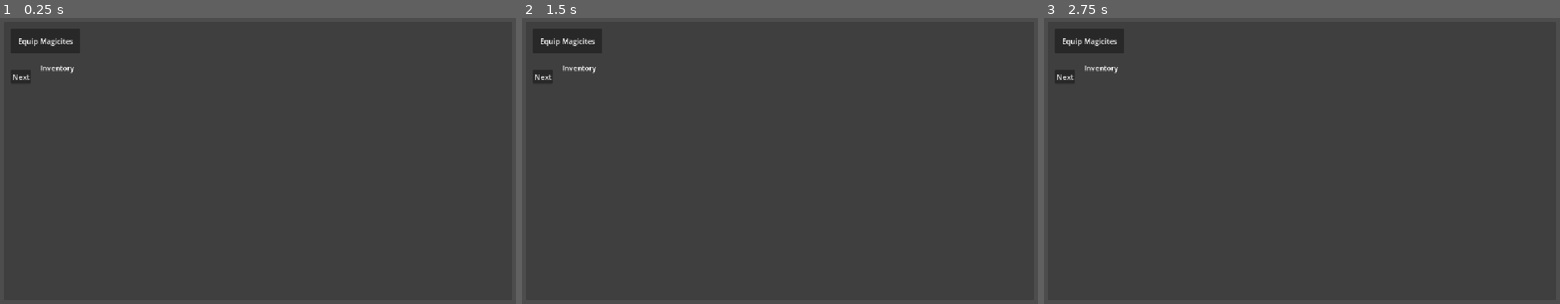
Above: before the commit, frames 1-3 (left to right).
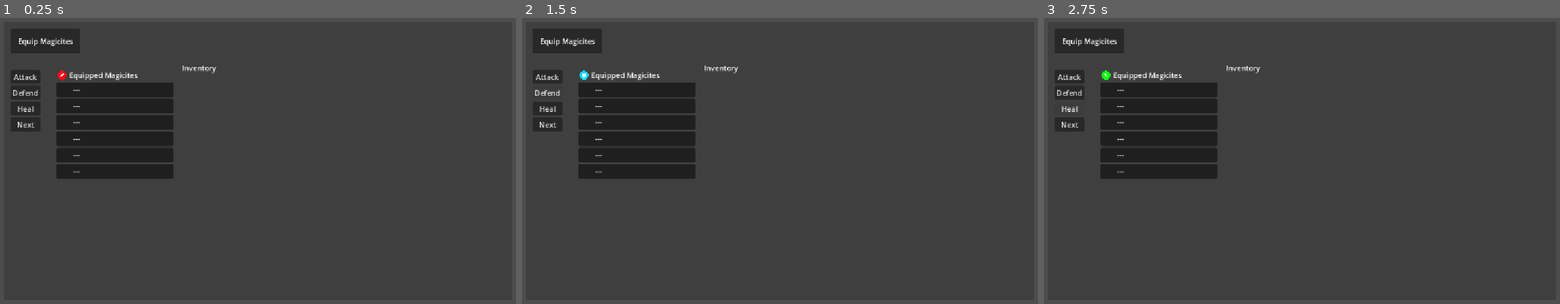
Above: after the commit, the same moments.

Repository: Adnyropast/pwkz-godot-4.7
Game: Godot game, scene res://scenes/equip_screen_popup.tscn
The game is run twice, just before and just after one commit, with the same random seed, the same clock (stepped at 60 frames per second) and the same inputs. This scene is started directly instead of the project's main scene. The engine's default icon, where the game draws it, is replaced by a stand-in: a white triangle on a blue panel in a dark square.
Inputs (mouse positions are in pixels of both pictures, inside the frame that each line leads up to):
- Up to frame 1 (0.25 s): no input
- Up to frame 2 (1.5 s): click (547, 78) at 0.5 s, where only the run after the commit has a clickable "Attack"; click (547, 92) at 1.25 s, where only the run after the commit has a clickable "Defend"
- Up to frame 3 (2.75 s): click (1069, 109) at 2 s, where only the run after the commit has a clickable "Heal"

The runs differ from the first frame. In frame 1, 7.3% of the frame differs, in the area x 2-43%, y 16-57%; in frame 2, 7.3%; in frame 3, 7.3%.

Commit message:
feat: add magicites equip system

Diff:
--- a/globals/Inventory.gd
+++ b/globals/Inventory.gd
@@ -8,6 +8,8 @@
 func set_magicite_count(magicite: Magicite, count: int) -> void:
 	if count > 99:
 		magicites.set(magicite, 99)
+	elif count <= 0:
+		magicites.erase(magicite)
 	else:
 		magicites.set(magicite, count)
 
@@ -17,3 +19,28 @@
 		var previous_count: int = get_magicite_count(magicite)
 		var new_count: int = previous_count + plus_magicites.get(magicite)
 		set_magicite_count(magicite, new_count)
+
+func filter_magicites(type: Magicite.MagiciteType) -> Dictionary[Magicite, int]:
+	var res: Dictionary[Magicite, int]
+	for i in range(0, magicites.size()):
+		var magicite: Magicite = magicites.keys()[i]
+		if magicite.type == type or magicite.type == Magicite.MagiciteType.STATUS:
+			res.set(magicite, magicites.get(magicite))
+	return res
+
+func get_attack_magicites() -> Dictionary[Magicite, int]:
+	return filter_magicites(Magicite.MagiciteType.ATTACK)
+
+func get_defend_magicites() -> Dictionary[Magicite, int]:
+	return filter_magicites(Magicite.MagiciteType.DEFEND)
+
+func get_heal_magicites() -> Dictionary[Magicite, int]:
+	return filter_magicites(Magicite.MagiciteType.HEAL)
+
+func remove_magicite(magicite: Magicite) -> void:
+	var count: int = get_magicite_count(magicite)
+	if count > 0:
+		set_magicite_count(magicite, count - 1)
+
+func add_magicite(magicite: Magicite) -> void:
+	set_magicite_count(magicite, get_magicite_count(magicite) + 1)
--- /dev/null
+++ b/globals/PlayerMagicites.gd
@@ -0,0 +1,32 @@
+extends Node
+
+enum EquipTypes {
+	ATTACK,
+	DEFEND,
+	HEAL,
+}
+
+const MAX_EQUIP_COUNT: int = 6
+
+var attack_magicites: Array[Magicite]
+var defend_magicites: Array[Magicite]
+var heal_magicites: Array[Magicite]
+
+func equip_magicite_end(type: EquipTypes, magicite: Magicite) -> void:
+	if type == EquipTypes.ATTACK:
+		if attack_magicites.size() < MAX_EQUIP_COUNT:
+			attack_magicites.append(magicite)
+	elif type == EquipTypes.DEFEND:
+		if defend_magicites.size() < MAX_EQUIP_COUNT:
+			defend_magicites.append(magicite)
+	elif type == EquipTypes.HEAL:
+		if heal_magicites.size() < MAX_EQUIP_COUNT:
+			heal_magicites.append(magicite)
+
+func unequip_magicite_at(type: EquipTypes, index: int) -> void:
+	if type == EquipTypes.ATTACK:
+		attack_magicites.remove_at(index)
+	elif type == EquipTypes.DEFEND:
+		defend_magicites.remove_at(index)
+	elif type == EquipTypes.HEAL:
+		heal_magicites.remove_at(index)
--- a/project.godot
+++ b/project.godot
@@ -21,6 +21,7 @@
 Enemy="*uid://52qganqhf3lc"
 Player="*uid://cb4aoybwjua47"
 Inventory="*uid://b8xehj3i8o4ev"
+PlayerMagicites="*uid://dykat0xgqkq8w"
 
 [display]
 
--- /dev/null
+++ b/scenes/equip_equipped_magicite_item.gd
@@ -0,0 +1,28 @@
+extends Control
+
+signal button_pressed
+@onready var magicite_texture: TextureRect = $PanelContainer/MarginContainer/HBoxContainer/MagiciteTexture
+@onready var name_label: Label = $PanelContainer/MarginContainer/HBoxContainer/NameLabel
+var index: int
+var magicite: Magicite
+
+func _on_item_button_pressed() -> void:
+	button_pressed.emit(index, magicite)
+
+func set_magicite_texture(texture: Texture) -> void:
+	magicite_texture.texture = texture
+
+func set_magicite_name(magicite_name: String) -> void:
+	name_label.text = magicite_name
+
+func set_index(p_index: int) -> void:
+	index = p_index
+
+func set_magicite(p_magicite: Magicite) -> void:
+	magicite = p_magicite
+	if magicite == null:
+		set_magicite_texture(null)
+		set_magicite_name("---")
+	else:
+		set_magicite_texture(magicite.get_texture())
+		set_magicite_name(magicite.name)
--- /dev/null
+++ b/scenes/equip_equipped_magicite_item.tscn
@@ -0,0 +1,43 @@
+[gd_scene format=3 uid="uid://o2i7141ra8uv"]
+
+[ext_resource type="Texture2D" uid="uid://dh4ttleyycexo" path="res://icon.svg" id="1_f3qbr"]
+[ext_resource type="Script" uid="uid://dfogjlhfmanlk" path="res://scenes/equip_equipped_magicite_item.gd" id="1_ivlou"]
+
+[node name="EquipEquippedMagiciteItem" type="MarginContainer" unique_id=1326501629]
+offset_right = 256.0
+offset_bottom = 24.0
+script = ExtResource("1_ivlou")
+
+[node name="ItemButton" type="Button" parent="." unique_id=601530122]
+layout_mode = 2
+
+[node name="PanelContainer" type="PanelContainer" parent="." unique_id=415376443]
+custom_minimum_size = Vector2(256, 0)
+layout_mode = 2
+mouse_filter = 2
+
+[node name="MarginContainer" type="MarginContainer" parent="PanelContainer" unique_id=175572920]
+layout_mode = 2
+mouse_filter = 2
+theme_override_constants/margin_left = 4
+theme_override_constants/margin_top = 4
+theme_override_constants/margin_right = 16
+theme_override_constants/margin_bottom = 4
+
+[node name="HBoxContainer" type="HBoxContainer" parent="PanelContainer/MarginContainer" unique_id=652494912]
+layout_mode = 2
+mouse_filter = 2
+theme_override_constants/separation = 8
+
+[node name="MagiciteTexture" type="TextureRect" parent="PanelContainer/MarginContainer/HBoxContainer" unique_id=1890635445]
+custom_minimum_size = Vector2(24, 24)
+layout_mode = 2
+mouse_filter = 2
+texture = ExtResource("1_f3qbr")
+expand_mode = 1
+
+[node name="NameLabel" type="Label" parent="PanelContainer/MarginContainer/HBoxContainer" unique_id=308505527]
+layout_mode = 2
+text = "---"
+
+[connection signal="pressed" from="ItemButton" to="." method="_on_item_button_pressed"]
--- a/scenes/equip_inventory_magicite_item.gd
+++ b/scenes/equip_inventory_magicite_item.gd
@@ -1,8 +1,13 @@
 extends Control
 
+signal button_pressed
 @onready var magicite_texture: TextureRect = $HBoxContainer/MagiciteTexture
 @onready var name_label: Label = $HBoxContainer/NameLabel
 @onready var quantity_label: Label = $HBoxContainer/HBoxContainer/QuantityLabel
+var magicite: Magicite
+
+func _on_item_button_pressed() -> void:
+	button_pressed.emit(magicite)
 
 func set_magicite_texture(texture: Texture) -> void:
 	magicite_texture.texture = texture
@@ -12,3 +17,8 @@
 
 func set_quantity(quantity: int) -> void:
 	quantity_label.text = str(quantity)
+
+func set_magicite(p_magicite: Magicite) -> void:
+	magicite = p_magicite
+	set_magicite_texture(magicite.get_texture())
+	set_magicite_name(magicite.name)
--- a/scenes/equip_inventory_magicite_item.tscn
+++ b/scenes/equip_inventory_magicite_item.tscn
@@ -8,12 +8,17 @@
 offset_bottom = 24.0
 script = ExtResource("1_dk5fb")
 
+[node name="ItemButton" type="Button" parent="." unique_id=347893219]
+layout_mode = 2
+
 [node name="HBoxContainer" type="HBoxContainer" parent="." unique_id=477232588]
 layout_mode = 2
+mouse_filter = 2
 
 [node name="MagiciteTexture" type="TextureRect" parent="HBoxContainer" unique_id=1462188113]
 custom_minimum_size = Vector2(24, 24)
 layout_mode = 2
+mouse_filter = 2
 texture = ExtResource("1_ou04n")
 expand_mode = 1
 
@@ -23,6 +28,7 @@
 
 [node name="HBoxContainer" type="HBoxContainer" parent="HBoxContainer" unique_id=584766784]
 layout_mode = 2
+mouse_filter = 2
 theme_override_constants/separation = 0
 
 [node name="Label" type="Label" parent="HBoxContainer/HBoxContainer" unique_id=2082850577]
@@ -32,3 +38,5 @@
 [node name="QuantityLabel" type="Label" parent="HBoxContainer/HBoxContainer" unique_id=1885091666]
 layout_mode = 2
 text = "1"
+
+[connection signal="pressed" from="ItemButton" to="." method="_on_item_button_pressed"]
--- a/scenes/equip_screen_popup.gd
+++ b/scenes/equip_screen_popup.gd
@@ -2,20 +2,91 @@
 
 signal next_button_pressed
 
+@onready var tab_magicite_texture: TextureRect = $MarginContainer/PanelContainer/VBoxContainer/HBoxContainer2/MarginContainer3/VBoxContainer/HBoxContainer/TabMagiciteTexture
+@onready var equipped_container: Container = $MarginContainer/PanelContainer/VBoxContainer/HBoxContainer2/MarginContainer3/VBoxContainer/EquippedContainer
 @onready var magicites_container: Container = $MarginContainer/PanelContainer/VBoxContainer/HBoxContainer2/MarginContainer2/VBoxContainer/MagicitesContainer
+var tab: PlayerMagicites.EquipTypes = PlayerMagicites.EquipTypes.ATTACK
 
 func _ready() -> void:
-	set_inventory_magicites(Inventory.magicites)
+	refresh_tabs()
+
+func _on_button_attack_pressed() -> void:
+	set_tab_attack()
+
+func _on_button_defend_pressed() -> void:
+	set_tab_defend()
+
+func _on_button_heal_pressed() -> void:
+	set_tab_heal()
 
 func _on_button_next_pressed() -> void:
 	next_button_pressed.emit()
 
-func set_inventory_magicites(magicites: Dictionary[Magicite, int]) -> void:
+func on_inventory_magicite_item_pressed(magicite: Magicite) -> void:
+	PlayerMagicites.equip_magicite_end(tab, magicite)
+	Inventory.remove_magicite(magicite)
+	refresh_tabs()
+
+func on_equipped_magicite_item_pressed(index: int, magicite: Magicite) -> void:
+	Inventory.add_magicite(magicite)
+	PlayerMagicites.unequip_magicite_at(tab, index)
+	refresh_tabs()
+
+func refresh_equipped_magicites(magicites: Array[Magicite]) -> void:
+	for child in equipped_container.get_children():
+		equipped_container.remove_child(child)
+
+	for i in range(0, PlayerMagicites.MAX_EQUIP_COUNT):
+		if i < magicites.size():
+			var magicite: Magicite = magicites[i]
+			var item: Node = preload("res://scenes/equip_equipped_magicite_item.tscn").instantiate()
+			equipped_container.add_child(item)
+			item.set_magicite(magicite)
+			item.set_index(i)
+			item.button_pressed.connect(on_equipped_magicite_item_pressed)
+		else:
+			var item: Node = preload("res://scenes/equip_equipped_magicite_item.tscn").instantiate()
+			equipped_container.add_child(item)
+			item.set_magicite(null)
+
+func refresh_inventory_magicites(magicites: Dictionary[Magicite, int]) -> void:
+	for child in magicites_container.get_children():
+		magicites_container.remove_child(child)
+
 	for i in range(0, magicites.size()):
 		var magicite: Magicite = magicites.keys()[i]
 		var quantity: int = magicites.get(magicite)
 		var item: Node = preload("res://scenes/equip_inventory_magicite_item.tscn").instantiate()
 		magicites_container.add_child(item)
-		item.set_magicite_texture(magicite.get_texture())
-		item.set_magicite_name(magicite.name)
+		item.set_magicite(magicite)
 		item.set_quantity(quantity)
+		item.button_pressed.connect(on_inventory_magicite_item_pressed)
+
+func refresh_tab_magicite_texture(texture: Texture2D) -> void:
+	tab_magicite_texture.texture = texture
+
+func refresh_tabs() -> void:
+	if tab == PlayerMagicites.EquipTypes.ATTACK:
+		refresh_equipped_magicites(PlayerMagicites.attack_magicites)
+		refresh_inventory_magicites(Inventory.get_attack_magicites())
+		refresh_tab_magicite_texture(preload("res://images/magicites/mt1.png"))
+	elif tab == PlayerMagicites.EquipTypes.DEFEND:
+		refresh_equipped_magicites(PlayerMagicites.defend_magicites)
+		refresh_inventory_magicites(Inventory.get_defend_magicites())
+		refresh_tab_magicite_texture(preload("res://images/magicites/mt2.png"))
+	elif tab == PlayerMagicites.EquipTypes.HEAL:
+		refresh_equipped_magicites(PlayerMagicites.heal_magicites)
+		refresh_inventory_magicites(Inventory.get_heal_magicites())
+		refresh_tab_magicite_texture(preload("res://images/magicites/mt3.png"))
+
+func set_tab_attack() -> void:
+	tab = PlayerMagicites.EquipTypes.ATTACK
+	refresh_tabs()
+
+func set_tab_defend() -> void:
+	tab = PlayerMagicites.EquipTypes.DEFEND
+	refresh_tabs()
+
+func set_tab_heal() -> void:
+	tab = PlayerMagicites.EquipTypes.HEAL
+	refresh_tabs()
--- a/scenes/equip_screen_popup.tscn
+++ b/scenes/equip_screen_popup.tscn
@@ -1,6 +1,7 @@
 [gd_scene format=3 uid="uid://cm1ddmc83vqld"]
 
 [ext_resource type="Script" uid="uid://bows52bnqirnl" path="res://scenes/equip_screen_popup.gd" id="1_n3kyq"]
+[ext_resource type="Texture2D" uid="uid://dh4ttleyycexo" path="res://icon.svg" id="2_cr8vl"]
 
 [sub_resource type="StyleBoxFlat" id="StyleBoxFlat_wl4qe"]
 bg_color = Color(0.24705882, 0.24705882, 0.24705882, 1)
@@ -70,9 +71,47 @@
 [node name="VBoxContainer" type="VBoxContainer" parent="MarginContainer/PanelContainer/VBoxContainer/HBoxContainer2/MarginContainer" unique_id=1097453498]
 layout_mode = 2
 
+[node name="ButtonAttack" type="Button" parent="MarginContainer/PanelContainer/VBoxContainer/HBoxContainer2/MarginContainer/VBoxContainer" unique_id=1643841946]
+layout_mode = 2
+text = "Attack"
+
+[node name="ButtonDefend" type="Button" parent="MarginContainer/PanelContainer/VBoxContainer/HBoxContainer2/MarginContainer/VBoxContainer" unique_id=526770347]
+layout_mode = 2
+text = "Defend"
+
+[node name="ButtonHeal" type="Button" parent="MarginContainer/PanelContainer/VBoxContainer/HBoxContainer2/MarginContainer/VBoxContainer" unique_id=1922838602]
+layout_mode = 2
+text = "Heal"
+
 [node name="ButtonNext" type="Button" parent="MarginContainer/PanelContainer/VBoxContainer/HBoxContainer2/MarginContainer/VBoxContainer" unique_id=1940554181]
 layout_mode = 2
 text = "Next"
+
+[node name="MarginContainer3" type="MarginContainer" parent="MarginContainer/PanelContainer/VBoxContainer/HBoxContainer2" unique_id=1508208957]
+layout_mode = 2
+theme_override_constants/margin_left = 16
+theme_override_constants/margin_top = 16
+theme_override_constants/margin_right = 16
+theme_override_constants/margin_bottom = 16
+
+[node name="VBoxContainer" type="VBoxContainer" parent="MarginContainer/PanelContainer/VBoxContainer/HBoxContainer2/MarginContainer3" unique_id=1961970829]
+layout_mode = 2
+
+[node name="HBoxContainer" type="HBoxContainer" parent="MarginContainer/PanelContainer/VBoxContainer/HBoxContainer2/MarginContainer3/VBoxContainer" unique_id=754427668]
+layout_mode = 2
+
+[node name="TabMagiciteTexture" type="TextureRect" parent="MarginContainer/PanelContainer/VBoxContainer/HBoxContainer2/MarginContainer3/VBoxContainer/HBoxContainer" unique_id=956890371]
+custom_minimum_size = Vector2(24, 24)
+layout_mode = 2
+texture = ExtResource("2_cr8vl")
+expand_mode = 1
+
+[node name="Label" type="Label" parent="MarginContainer/PanelContainer/VBoxContainer/HBoxContainer2/MarginContainer3/VBoxContainer/HBoxContainer" unique_id=1527150295]
+layout_mode = 2
+text = "Equipped Magicites"
+
+[node name="EquippedContainer" type="VBoxContainer" parent="MarginContainer/PanelContainer/VBoxContainer/HBoxContainer2/MarginContainer3/VBoxContainer" unique_id=566776267]
+layout_mode = 2
 
 [node name="MarginContainer2" type="MarginContainer" parent="MarginContainer/PanelContainer/VBoxContainer/HBoxContainer2" unique_id=2046962664]
 layout_mode = 2
@@ -87,4 +126,7 @@
 [node name="MagicitesContainer" type="VBoxContainer" parent="MarginContainer/PanelContainer/VBoxContainer/HBoxContainer2/MarginContainer2/VBoxContainer" unique_id=1394199896]
 layout_mode = 2
 
+[connection signal="pressed" from="MarginContainer/PanelContainer/VBoxContainer/HBoxContainer2/MarginContainer/VBoxContainer/ButtonAttack" to="." method="_on_button_attack_pressed"]
+[connection signal="pressed" from="MarginContainer/PanelContainer/VBoxContainer/HBoxContainer2/MarginContainer/VBoxContainer/ButtonDefend" to="." method="_on_button_defend_pressed"]
+[connection signal="pressed" from="MarginContainer/PanelContainer/VBoxContainer/HBoxContainer2/MarginContainer/VBoxContainer/ButtonHeal" to="." method="_on_button_heal_pressed"]
 [connection signal="pressed" from="MarginContainer/PanelContainer/VBoxContainer/HBoxContainer2/MarginContainer/VBoxContainer/ButtonNext" to="." method="_on_button_next_pressed"]
Not shown, added: globals/PlayerMagicites.gd.uid
Not shown, added: scenes/equip_equipped_magicite_item.gd.uid
